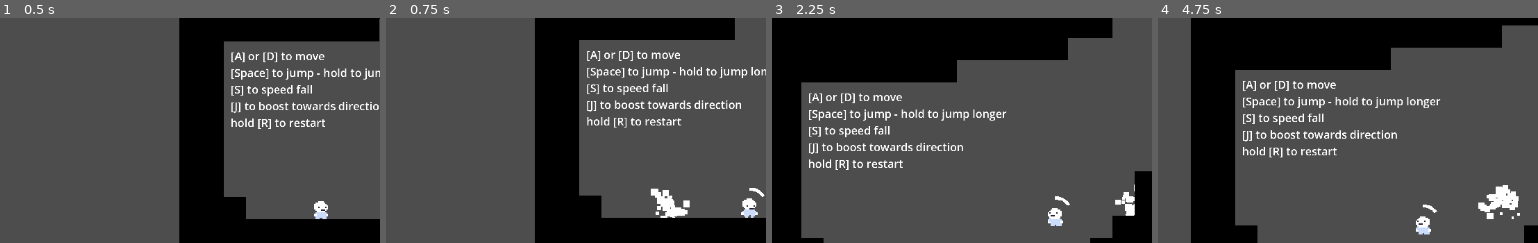
Above: before the commit, frames 1-4 (left to right).
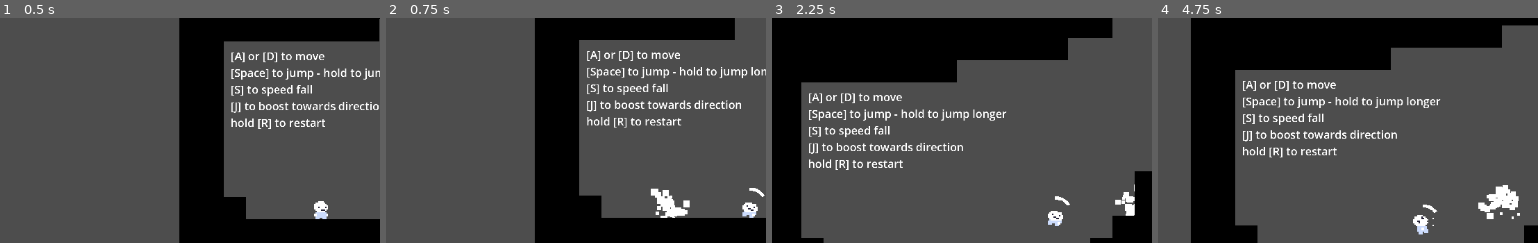
Above: after the commit, the same moments.

Repository: pxlinspace/hydrogen-bomb-vs.-coughing-baby
Game: Godot game, scene res://scenes/main.tscn
The game is run twice, just before and just after one commit, with the same random seed, the same clock (stepped at 60 frames per second) and the same inputs.
Inputs (mouse positions are % of the whole screen's width and height, from its top left):
- Up to frame 1 (0.5 s): no input
- Up to frame 2 (0.75 s): tap Enter at 0.5 s; move the mouse to (71, 45) at 0.52 s; hold D (right) from 0.53 s (still down); hold J (cough) from 0.53 s (still down); click (71, 45) at 0.67 s
- Up to frame 3 (2.25 s): tap Space (jump) at 0.77, 1.52 s; tap S (dive) at 0.8, 1.35 s; move the mouse to (26, 55) at 1.27 s; release J (cough) at 1.28 s; click (26, 55) at 1.42 s; tap J (cough) at 1.55 s; move the mouse to (58, 28) at 2.02 s; release D (right) at 2.03 s; hold A (left) from 2.03 s (still down); hold J (cough) from 2.03 s (still down); click (58, 28) at 2.17 s
- Up to frame 4 (4.75 s): tap S (dive) at 2.3, 2.85 s; move the mouse to (42, 70) at 2.77 s; release A (left) at 2.78 s; release J (cough) at 2.78 s; hold D (right) 2.78-4.28 s; click (42, 70) at 2.92 s; tap Space (jump) at 3.02, 3.77, 4.52 s; tap J (cough) at 3.05, 4.55 s; move the mouse to (79, 65) at 3.52 s; hold S (dive) 3.53-4.28 s; tap Alt at 3.6 s; click (79, 65) at 3.67 s; move the mouse to (16, 35) at 4.27 s; hold A (left) from 4.28 s (still down); tap Shift at 4.35 s; click (16, 35) at 4.42 s
The pictures show only the part of the screen within x 5-55%, y 8-58%; the shares and areas given below are measured in that part.

Frame 1 is identical in both runs. In frame 2, 0.2% of the frame differs, in the area x 93-98%, y 80-89%; in frame 3, 0.2%; in frame 4, 0.2%.

Commit message:
added cough animations to spritesheet

Diff:
--- a/scenes/player/cougher.gd
+++ b/scenes/player/cougher.gd
@@ -18,6 +18,7 @@
 
 func play_cough_sound() -> void:
 	cough_sounds.get_child(randi_range(0, cough_sounds.get_child_count()-1)).play()
+	boost_sound.pitch_scale = randf_range(0.8, 1.2)
 	boost_sound.play()
 
 
--- a/scenes/player/player.gd
+++ b/scenes/player/player.gd
@@ -30,6 +30,10 @@
 
 
 func _update_animation() -> void:
+	var anim: String = sprite.animation
+	if sprite.is_playing() and (anim == "cough_side" or anim =="cough_down" or anim == "cough_up"):
+		return
+
 	if is_on_wall_only():
 		sprite.flip_h = get_wall_normal().x > 0
 	elif Input.is_action_pressed("left"):
@@ -105,7 +109,12 @@
 
 func _apply_cough_impulse(direction: Vector2) -> void:
 	velocity = direction * COUGH_SPEED
-	#velocity = -get_local_mouse_position().normalized() * COUGH_SPEED
+	if velocity.x != 0:
+		sprite.play("cough_side")
+	elif velocity.y < 0:
+		sprite.play("cough_down")
+	else:
+		sprite.play("cough_up")
 
 
 func _apply_jump() -> void:
--- a/scenes/player/player.tscn
+++ b/scenes/player/player.tscn
@@ -17,6 +17,54 @@
 [sub_resource type="RectangleShape2D" id="RectangleShape2D_u8vuu"]
 size = Vector2(10, 13)
 
+[sub_resource type="AtlasTexture" id="AtlasTexture_28m0y"]
+atlas = ExtResource("4_75vfm")
+region = Rect2(0, 102, 16, 16)
+
+[sub_resource type="AtlasTexture" id="AtlasTexture_uniwh"]
+atlas = ExtResource("4_75vfm")
+region = Rect2(17, 102, 16, 16)
+
+[sub_resource type="AtlasTexture" id="AtlasTexture_iqsei"]
+atlas = ExtResource("4_75vfm")
+region = Rect2(34, 102, 16, 16)
+
+[sub_resource type="AtlasTexture" id="AtlasTexture_tffgl"]
+atlas = ExtResource("4_75vfm")
+region = Rect2(51, 102, 16, 16)
+
+[sub_resource type="AtlasTexture" id="AtlasTexture_cnsyf"]
+atlas = ExtResource("4_75vfm")
+region = Rect2(0, 85, 16, 16)
+
+[sub_resource type="AtlasTexture" id="AtlasTexture_007i1"]
+atlas = ExtResource("4_75vfm")
+region = Rect2(17, 85, 16, 16)
+
+[sub_resource type="AtlasTexture" id="AtlasTexture_6cv16"]
+atlas = ExtResource("4_75vfm")
+region = Rect2(34, 85, 16, 16)
+
+[sub_resource type="AtlasTexture" id="AtlasTexture_j4nxn"]
+atlas = ExtResource("4_75vfm")
+region = Rect2(51, 85, 16, 16)
+
+[sub_resource type="AtlasTexture" id="AtlasTexture_pk8ii"]
+atlas = ExtResource("4_75vfm")
+region = Rect2(0, 119, 16, 16)
+
+[sub_resource type="AtlasTexture" id="AtlasTexture_5mf0n"]
+atlas = ExtResource("4_75vfm")
+region = Rect2(17, 119, 16, 16)
+
+[sub_resource type="AtlasTexture" id="AtlasTexture_4hvnv"]
+atlas = ExtResource("4_75vfm")
+region = Rect2(34, 119, 16, 16)
+
+[sub_resource type="AtlasTexture" id="AtlasTexture_bbmj2"]
+atlas = ExtResource("4_75vfm")
+region = Rect2(51, 119, 16, 16)
+
 [sub_resource type="AtlasTexture" id="AtlasTexture_0owmy"]
 atlas = ExtResource("4_75vfm")
 region = Rect2(0, 0, 16, 16)
@@ -99,6 +147,57 @@
 
 [sub_resource type="SpriteFrames" id="SpriteFrames_5gtgg"]
 animations = [{
+"frames": [{
+"duration": 1.0,
+"texture": SubResource("AtlasTexture_28m0y")
+}, {
+"duration": 1.0,
+"texture": SubResource("AtlasTexture_uniwh")
+}, {
+"duration": 1.0,
+"texture": SubResource("AtlasTexture_iqsei")
+}, {
+"duration": 1.0,
+"texture": SubResource("AtlasTexture_tffgl")
+}],
+"loop": false,
+"name": &"cough_down",
+"speed": 16.0
+}, {
+"frames": [{
+"duration": 1.0,
+"texture": SubResource("AtlasTexture_cnsyf")
+}, {
+"duration": 1.0,
+"texture": SubResource("AtlasTexture_007i1")
+}, {
+"duration": 1.0,
+"texture": SubResource("AtlasTexture_6cv16")
+}, {
+"duration": 1.0,
+"texture": SubResource("AtlasTexture_j4nxn")
+}],
+"loop": false,
+"name": &"cough_side",
+"speed": 16.0
+}, {
+"frames": [{
+"duration": 1.0,
+"texture": SubResource("AtlasTexture_pk8ii")
+}, {
+"duration": 1.0,
+"texture": SubResource("AtlasTexture_5mf0n")
+}, {
+"duration": 1.0,
+"texture": SubResource("AtlasTexture_4hvnv")
+}, {
+"duration": 1.0,
+"texture": SubResource("AtlasTexture_bbmj2")
+}],
+"loop": false,
+"name": &"cough_up",
+"speed": 16.0
+}, {
 "frames": [{
 "duration": 1.0,
 "texture": SubResource("AtlasTexture_0owmy")
@@ -266,8 +365,5 @@
 
 [node name="AnimatedSprite2D" type="AnimatedSprite2D" parent="." unique_id=931994068]
 sprite_frames = SubResource("SpriteFrames_5gtgg")
-animation = &"dive"
-frame = 1
-frame_progress = 0.40807983
 
 [connection signal="timeout" from="Cougher/PauseTimer" to="Cougher" method="_on_pause_timer_timeout"]
Binary file changed: assets/images/baby-Sheet.png
Binary file changed: assets/images/baby.aseprite
